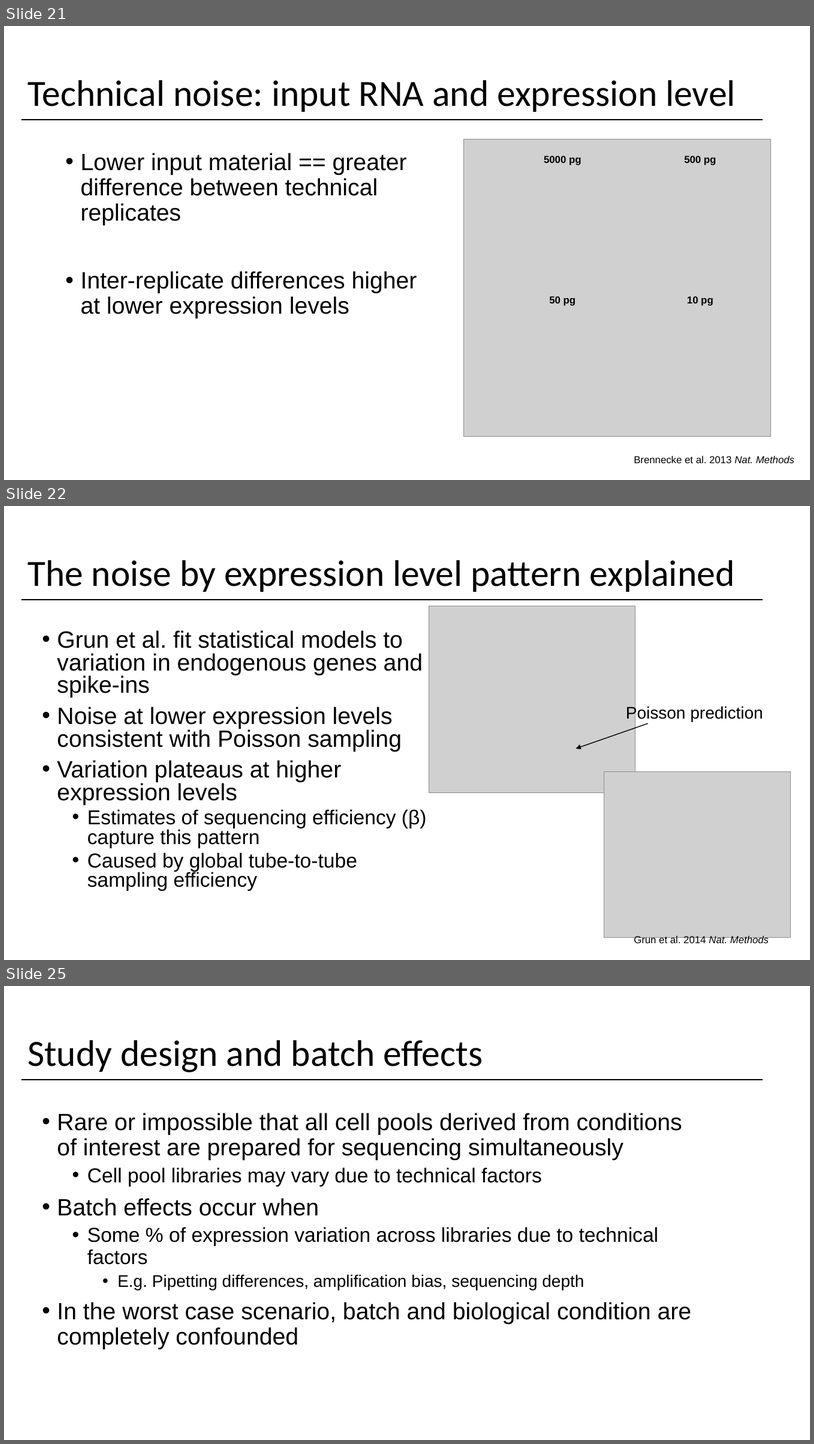
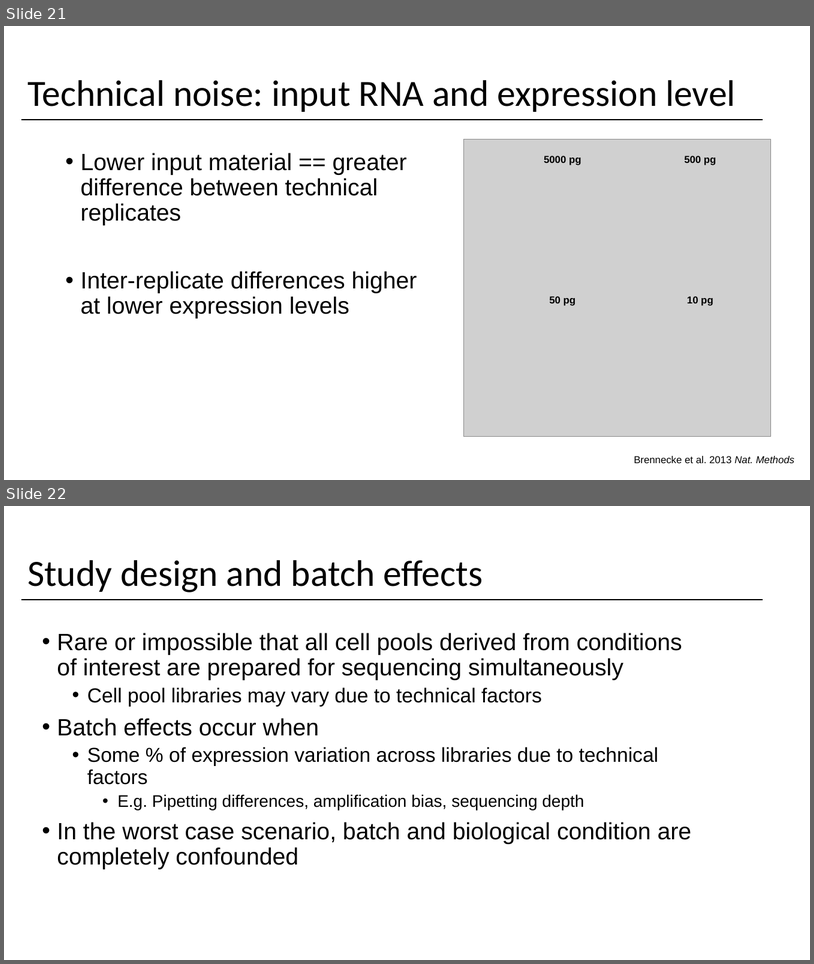
Before and after one commit to yasinkaymaz/singleCellRNAseq_workshop, a slide deck: IntroToscRNASeq_Background.pptx. Shown one above the other, each under a label of ours: slides 21, 22 and 25 before the commit, slides 21 and 22 after it; the slides between them are not shown. The pictures are 814x1444 and 814x964 pixels, drawn with LibreOffice and Linux fonts; fonts in the diff are those of the drawing; grey boxes stand for pictures. Boxes give left, top, right and bottom in pixels: in the first picture for what was removed or moved away, otherwise in the second. Text is boxed around its words. In the diff, an @@ line names an element or a change of style, - is before the commit and + after.

```diff
--- a/IntroToscRNASeq_Background.pptx
+++ b/IntroToscRNASeq_Background.pptx
@@ slide 22 removed at [4, 506, 810, 960], background #FFFFFF @@
@@ title removed at [27, 560, 735, 592] @@
-The noise by expression level pattern explained
@@ line removed from (21, 600) to (763, 600) @@
@@ picture removed at [429, 606, 635, 792] @@
@@ text removed at [57, 630, 427, 891] @@
-• Grun et al. fit statistical models to variation in endogenous genes and spike-ins
-• Noise at lower expression levels consistent with Poisson sampling
-• Variation plateaus at higher expression levels
-  • Estimates of sequencing efficiency (β) capture this pattern
-  • Caused by global tube-to-tube sampling efficiency
@@ text removed at [626, 706, 763, 722] @@
-Poisson prediction
@@ arrow removed from (648, 723) to (576, 748) @@
@@ picture removed at [605, 772, 791, 937] @@
@@ text removed at [634, 935, 769, 946] @@
-Grun et al. 2014 Nat. Methods
@@ what was slide 25 is now slide 22 @@
```
Also in this commit, not shown: 1 slide changed, 1 slide added, 5 other slides removed.
